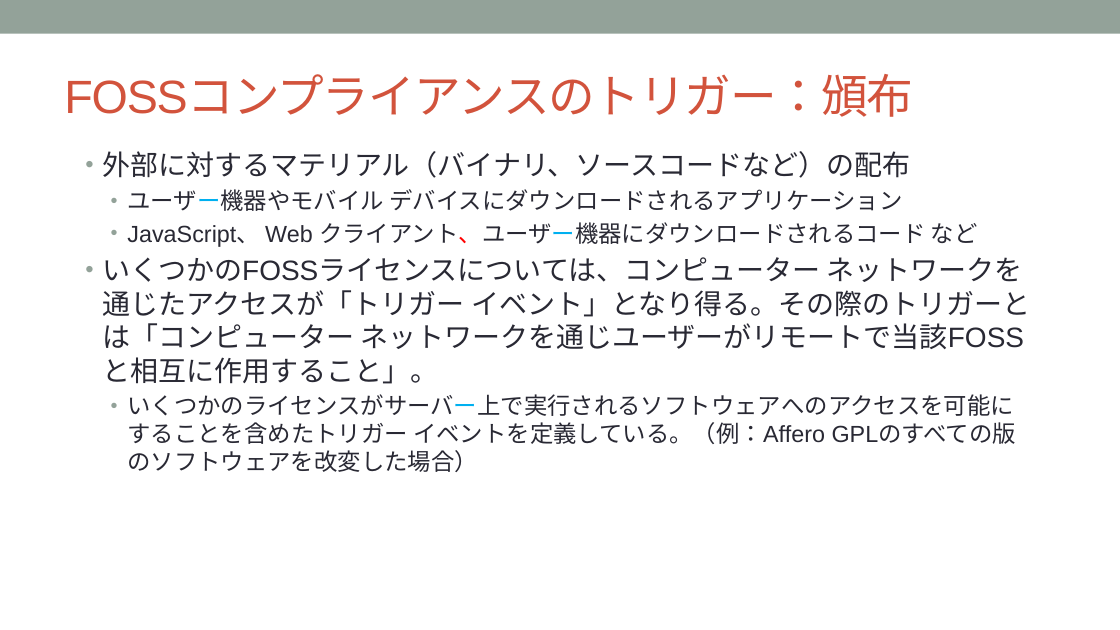
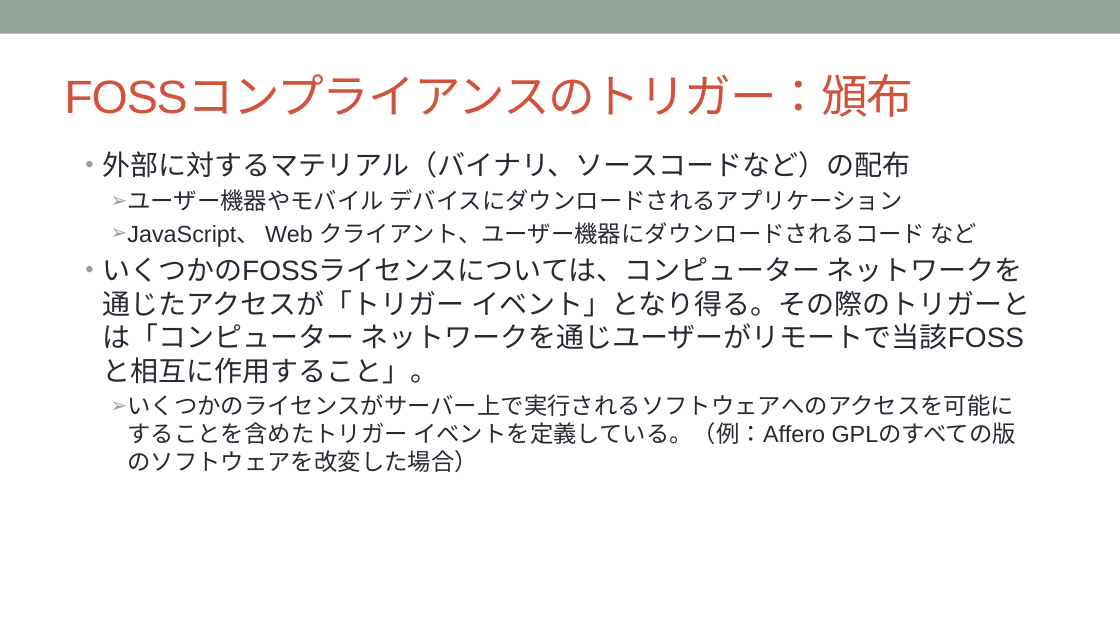
Before and after one commit to OpenChain-Project/Curriculum-Translation-JP, a slide deck: slide 27 of RC/openchain-curriculum-release-2-jp_rc1.0.pptx. Drawn at 1120x630 pixels with LibreOffice and Linux fonts; fonts in the diff are those of the drawing; background and template pictures are left out. Boxes give left, top, right and bottom in pixels: in the first picture for what was removed or moved away, otherwise in the second. Text is boxed around its words. In the diff, an @@ line names an element or a change of style, - is before the commit and + after.

```diff
--- a/RC/openchain-curriculum-release-2-jp_rc1.0.pptx
+++ b/RC/openchain-curriculum-release-2-jp_rc1.0.pptx
@@ text at box(127, 189, 1013, 444): text colour #00B0F0 to #292934 in "ユーザー機器やモバイル", "クライアント、ユーザー機器にダウンロードされるコード", "いくつかのライセンスがサーバー上で実行されるソフトウェアへのアクセスを可能にすることを含めたトリガー"; text colour #FF0000 to #292934 in "クライアント、ユーザー機器にダウンロードされるコード"; bullet • to ➢ @@
```
Also in this commit, not shown: 30 other slides changed.
